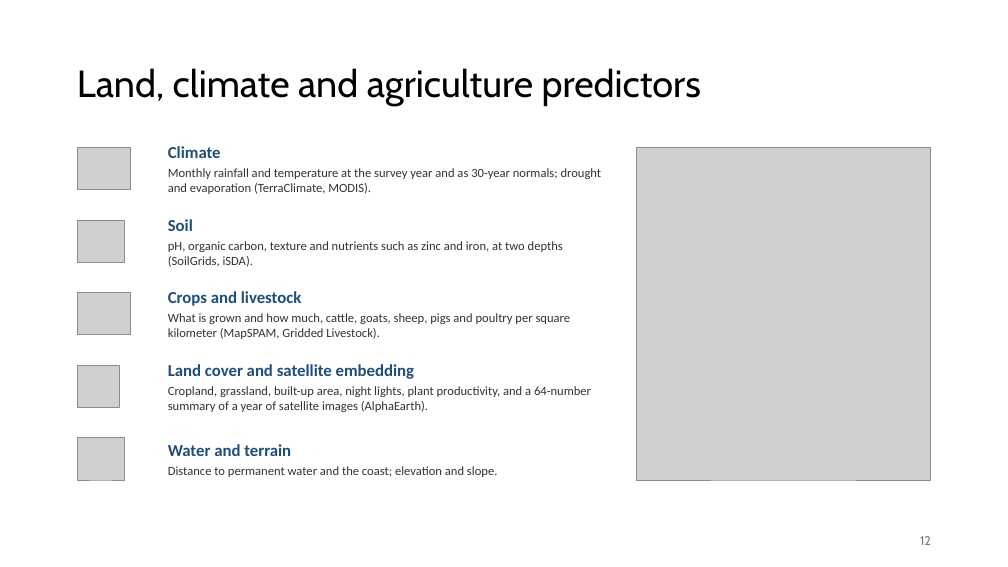
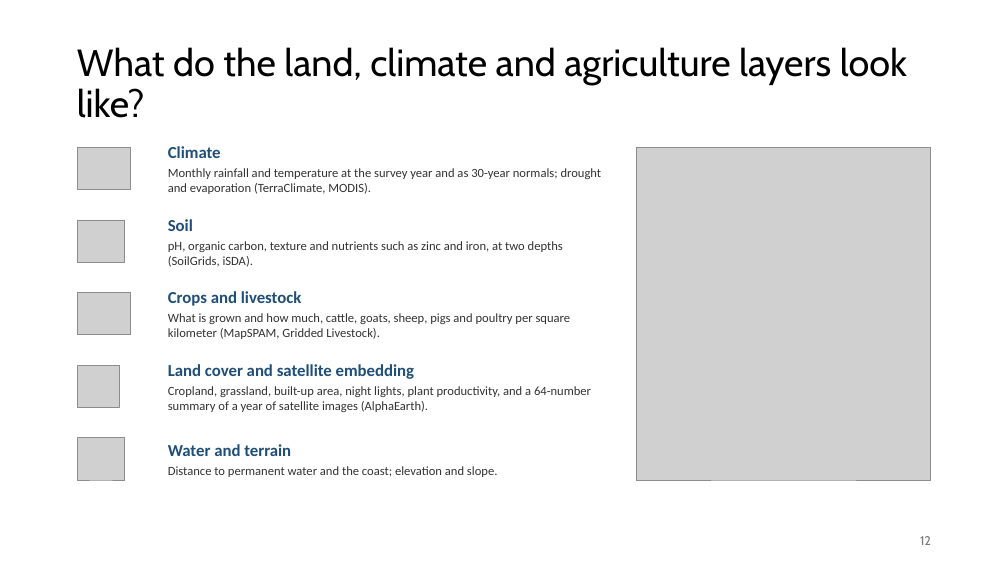
Before and after one commit to amertens/mn-prediction, a slide deck: slide 12 of docs/slides/MN-proxy-full-talk-2026-09.pptx. Drawn at 1008x567 pixels with LibreOffice and Linux fonts; fonts in the diff are those of the drawing; grey boxes stand for pictures; background and template pictures are left out. Boxes give left, top, right and bottom in pixels: in the first picture for what was removed or moved away, otherwise in the second. Text is boxed around its words. In the diff, an @@ line names an element or a change of style, - is before the commit and + after.

```diff
--- a/docs/slides/MN-proxy-full-talk-2026-09.pptx
+++ b/docs/slides/MN-proxy-full-talk-2026-09.pptx
@@ title at (77, 47, 907, 118): text changed @@
-Land, climate and agriculture predictors
+What do the land, climate and agriculture layers look like?
```
Also in this commit, not shown: 63 other slides changed, 12 other files.
